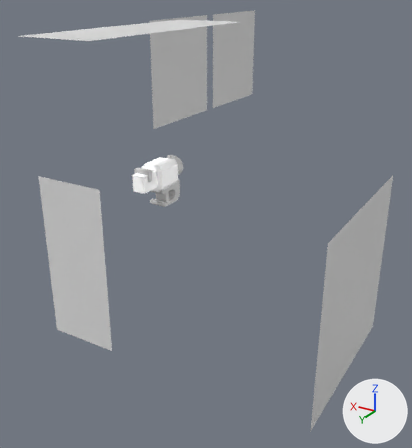
The Blender file Models 2k21/Bloody Pomegranate/Rough_00.blend: old version first, new version second.
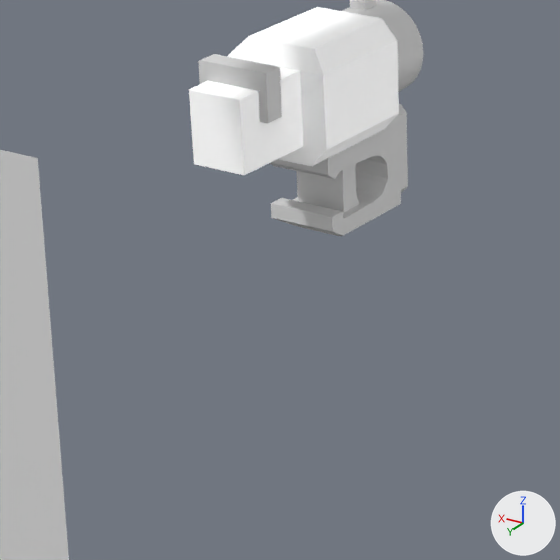
Old and new are each drawn from a 50 mm camera at (-1.403, 1.914, 0.851) aimed at (-0.228, -0.045, -0.129) and again close up on the part from 22% to 52% of the width and 35% to 62% of the height. Lighting does not change. The marker at lower right points along +X, +Y and +Z.

In view in the first close-up: 'Back_Extension', 'Barrel', 'Basic_Framework', 'Cube', 'Multiview.002', 'Tirgger'.
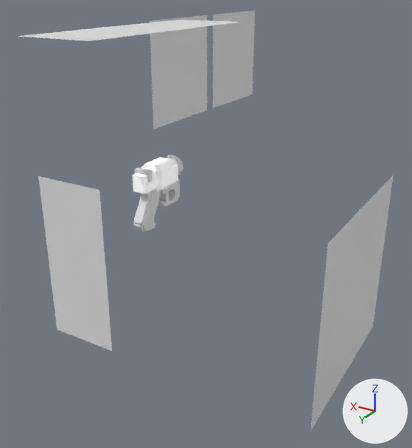
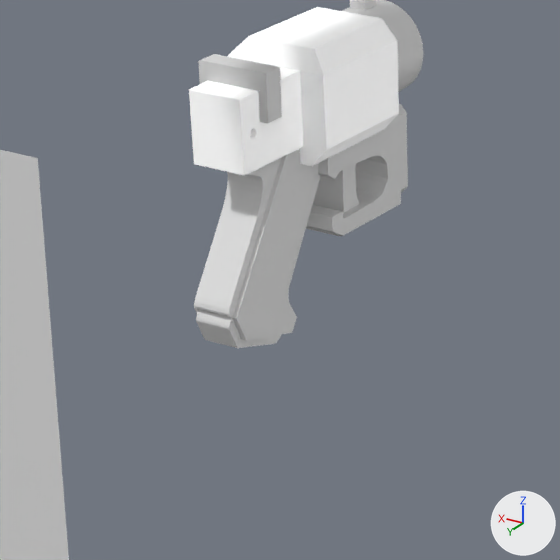
Boxes [x1, y1, x2, y2] around the edits, measured in the close-ups (560 x 560 px):
```json
{"object": "Handle.001", "change": "added", "after": [194, 148, 318, 340]}
{"object": "Handle.002", "change": "added", "after": [194, 158, 281, 318]}
{"object": "Handle.003", "change": "added", "after": [196, 309, 282, 348]}
{"object": "Handle", "change": "added", "after": [273, 175, 320, 335]}
```

Scene script edits in JSON lines:
```json
{"op": "add", "block": "me_cube_008", "code": ["me_cube_008 = bpy.data.meshes.new('Cube.008')", "me_cube_008.from_pydata(...)  # 44 vertices, 26 faces; spans x -1.0..1.0, y -1.67..1.02, z -1.07..-0.8"]}
{"op": "add", "block": "me_cube_007", "code": ["me_cube_007 = bpy.data.meshes.new('Cube.007')", "me_cube_007.from_pydata(...)  # 36 vertices, 35 faces; spans x -1.0..1.0, y 0.78..2.67, z -0.8..1.0"]}
{"op": "add", "block": "me_cube", "code": ["me_cube = bpy.data.meshes.new('Cube')", "me_cube.from_pydata([(-1.0, -1.0, -0.86), (-1.0, -1.0, 1.0), (-1.0, 0.78, 1.0), (1.0, -1.0, -0.86), (1.0, -1.0, 1.0), (1.0, 0.78, 1.0), (-1.0, 1.0, -0.8), (-1.0, 0.26, -0.97), (1.0, 0.26, -0.97), (1.0, 1.0, -0.8), (-1.0, 1.06, 1.0), (1.0, 1.06, 1.0)], [], [(2, 5, 11, 10), (8, 9, 5, 4, 3), (3, 4, 1, 0), (0, 1, 2, 6, 7), (5, 2, 1, 4), (6, 2, 10, 11, 5, 9), (3, 0, 7, 6, 9, 8)])"]}
{"op": "add", "block": "me_cube_006", "code": ["me_cube_006 = bpy.data.meshes.new('Cube.006')", "me_cube_006.from_pydata(...)  # 30 vertices, 20 faces; spans x -1.02..1.0, y 0.82..2.34, z -9.6..-0.67"]}
{"op": "add", "block": "ob_handle_003", "code": ["ob_handle_003 = bpy.data.objects.new('Handle.003', me_cube_008)", "ob_handle_003.location = (-0.005, 0.077, -0.057)", "ob_handle_003.rotation_euler = (0.533, 0.0, 0.0)  # degrees (31, 0, 0)", "ob_handle_003.scale = (0.019, 0.0328, 0.0952)", "_m = ob_handle_003.modifiers.new('Boolean', 'BOOLEAN')", "_m.object = ob_basic_framework", "_m.solver = 'FLOAT'", "_m = ob_handle_003.modifiers.new('Boolean.001', 'BOOLEAN')", "_m.object = ob_tirgger", "_m.solver = 'FLOAT'"]}
{"op": "add", "block": "ob_handle_002", "code": ["ob_handle_002 = bpy.data.objects.new('Handle.002', me_cube_007)", "ob_handle_002.location = (-0.005, 0.077, -0.057)", "ob_handle_002.rotation_euler = (0.533, 0.0, 0.0)  # degrees (31, 0, 0)", "ob_handle_002.scale = (0.02, 0.0328, 0.0952)", "_m = ob_handle_002.modifiers.new('Boolean', 'BOOLEAN')", "_m.object = ob_basic_framework", "_m.solver = 'FLOAT'"]}
{"op": "add", "block": "ob_handle_001", "code": ["ob_handle_001 = bpy.data.objects.new('Handle.001', me_cube)", "ob_handle_001.location = (-0.005, 0.077, -0.057)", "ob_handle_001.rotation_euler = (0.533, 0.0, 0.0)  # degrees (31, 0, 0)", "ob_handle_001.scale = (0.0244, 0.0328, 0.0952)", "_m = ob_handle_001.modifiers.new('Boolean', 'BOOLEAN')", "_m.object = ob_basic_framework", "_m.solver = 'FLOAT'", "_m = ob_handle_001.modifiers.new('Boolean.001', 'BOOLEAN')", "_m.object = ob_tirgger", "_m.solver = 'FLOAT'"]}
{"op": "add", "block": "ob_handle", "code": ["ob_handle = bpy.data.objects.new('Handle', me_cube_006)", "ob_handle.location = (-0.005, -0.052, 0.005)", "ob_handle.scale = (0.0192, 0.0609, 0.0168)"]}
```
